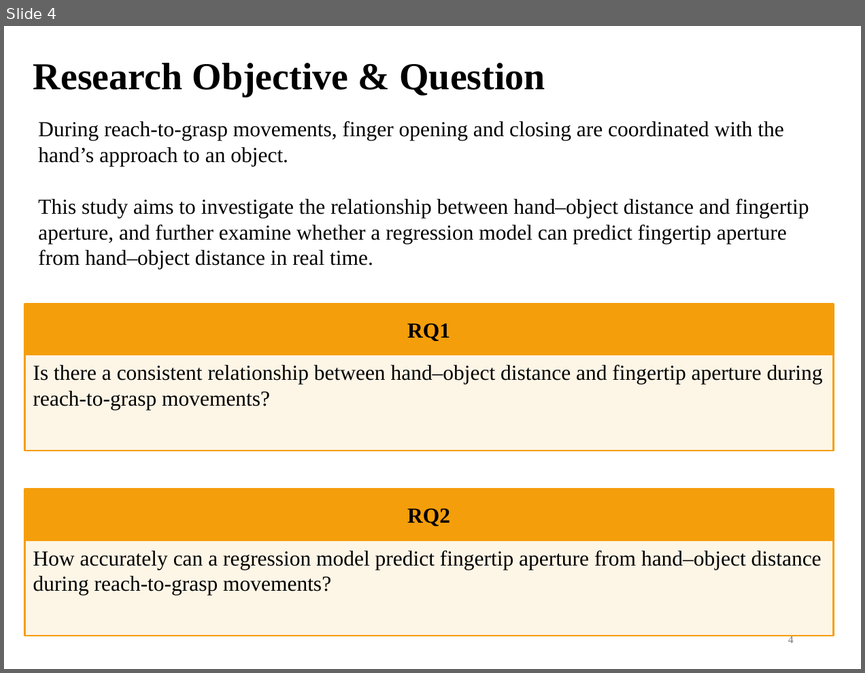
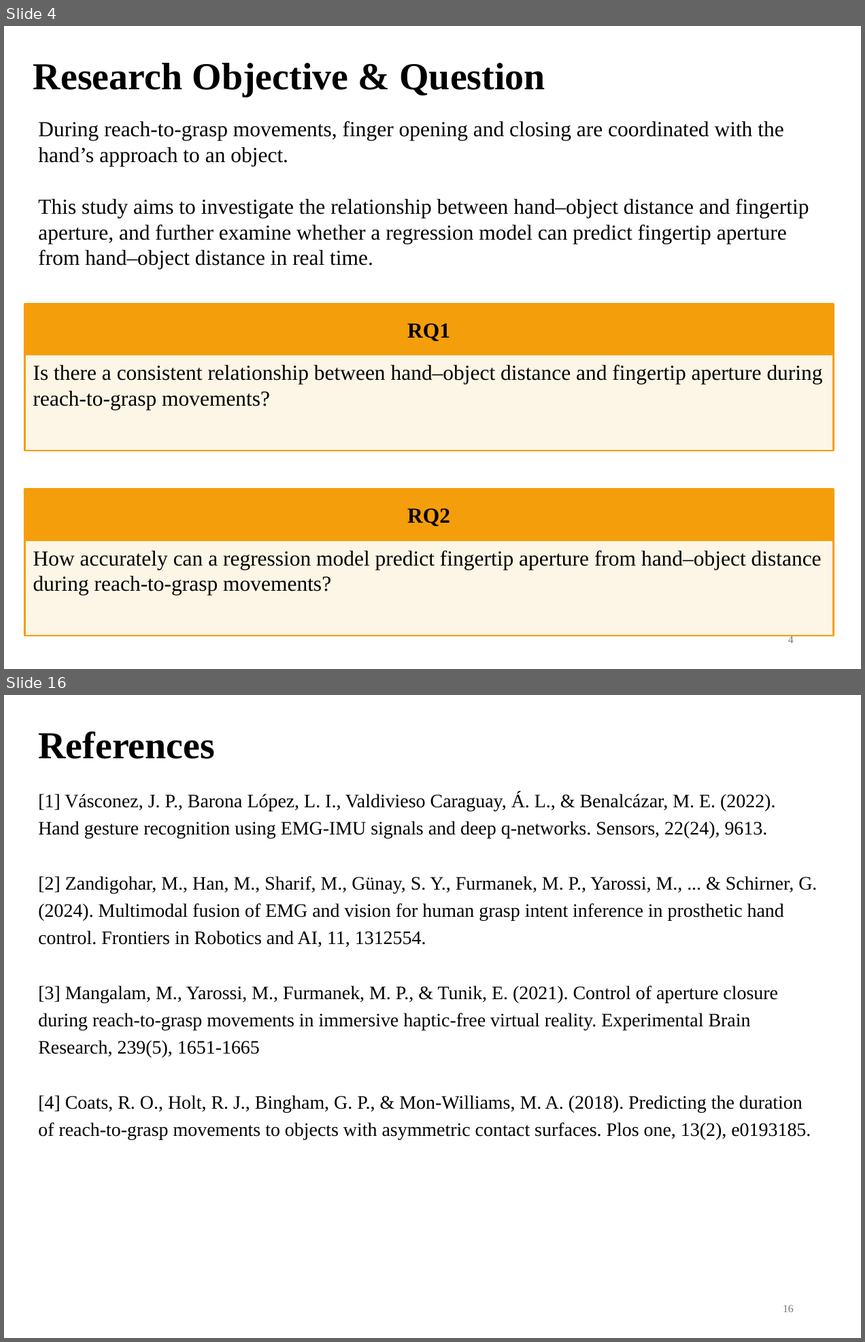
Before and after one commit to DiXiQing/Multimodal_Imitation_Learning, a slide deck: Zemi/2026-10-28-Di.pptx. Shown one above the other, each under a label of ours: slide 4 before the commit, slides 4 and 16 after it; the slides between them are not shown. The pictures are 865x673 and 865x1342 pixels, drawn with LibreOffice and Linux fonts; fonts in the diff are those of the drawing. Boxes give left, top, right and bottom in pixels: in the first picture for what was removed or moved away, otherwise in the second. Text is boxed around its words. In the diff, an @@ line names an element or a change of style, - is before the commit and + after.

```diff
--- a/Zemi/2026-10-28-Di.pptx
+++ b/Zemi/2026-10-28-Di.pptx
@@ slide 16 added at [4, 695, 861, 1338], background #FFFFFF @@
@@ text added at [38, 731, 215, 759], 32 pt, text #000000, bold @@
+References
@@ text added at [38, 792, 817, 1140], 16 pt, text #000000 @@
+[1] Vásconez, J. P., Barona López, L. I., Valdivieso Caraguay, Á. L., & Benalcázar, M. E. (2022). Hand gesture recognition using EMG-IMU signals and deep q-networks. Sensors, 22(24), 9613.
+[2] Zandigohar, M., Han, M., Sharif, M., Günay, S. Y., Furmanek, M. P., Yarossi, M., ... & Schirner, G. (2024). Multimodal fusion of EMG and vision for human grasp intent inference in prosthetic hand control. Frontiers in Robotics and AI, 11, 1312554.
+[3] Mangalam, M., Yarossi, M., Furmanek, M. P., & Tunik, E. (2021). Control of aperture closure during reach-to-grasp movements in immersive haptic-free virtual reality. Experimental Brain Research, 239(5), 1651-1665
+[4] Coats, R. O., Holt, R. J., Bingham, G. P., & Mon-Williams, M. A. (2018). Predicting the duration of reach-to-grasp movements to objects with asymmetric contact surfaces. Plos one, 13(2), e0193185.
@@ page number added at [783, 1304, 793, 1312], 9 pt, text #797979 @@
+16
```
Also in this commit, not shown: 12 slides changed, 2 other slides added, 3 slides removed, 5 other files.
